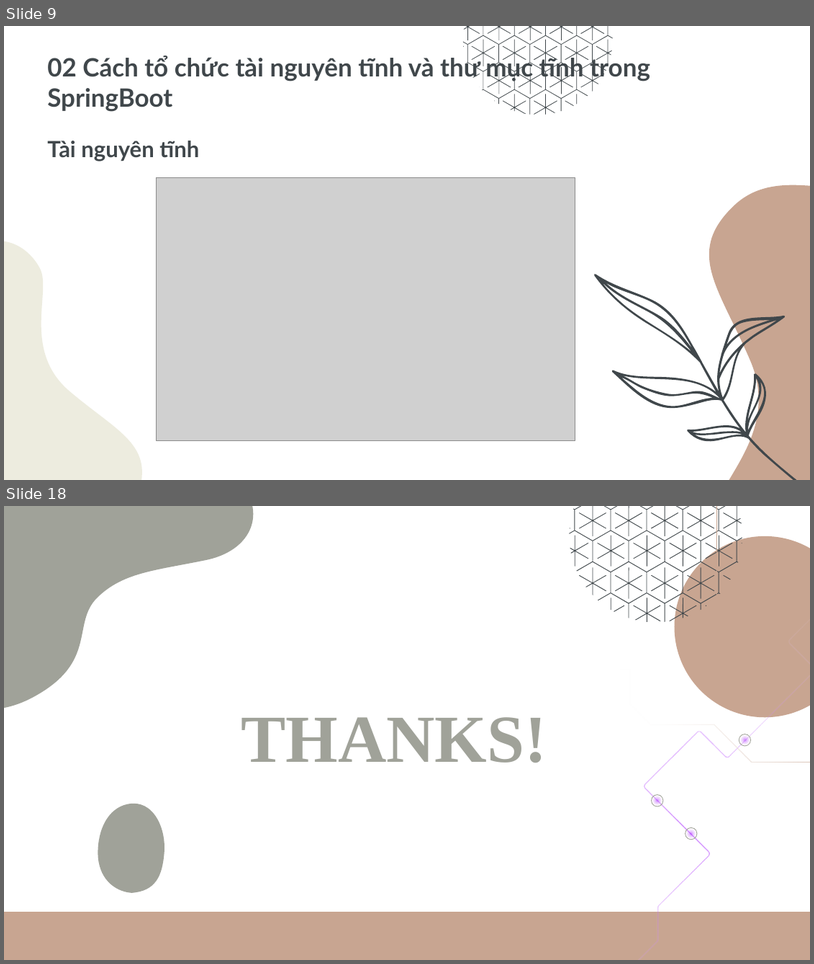
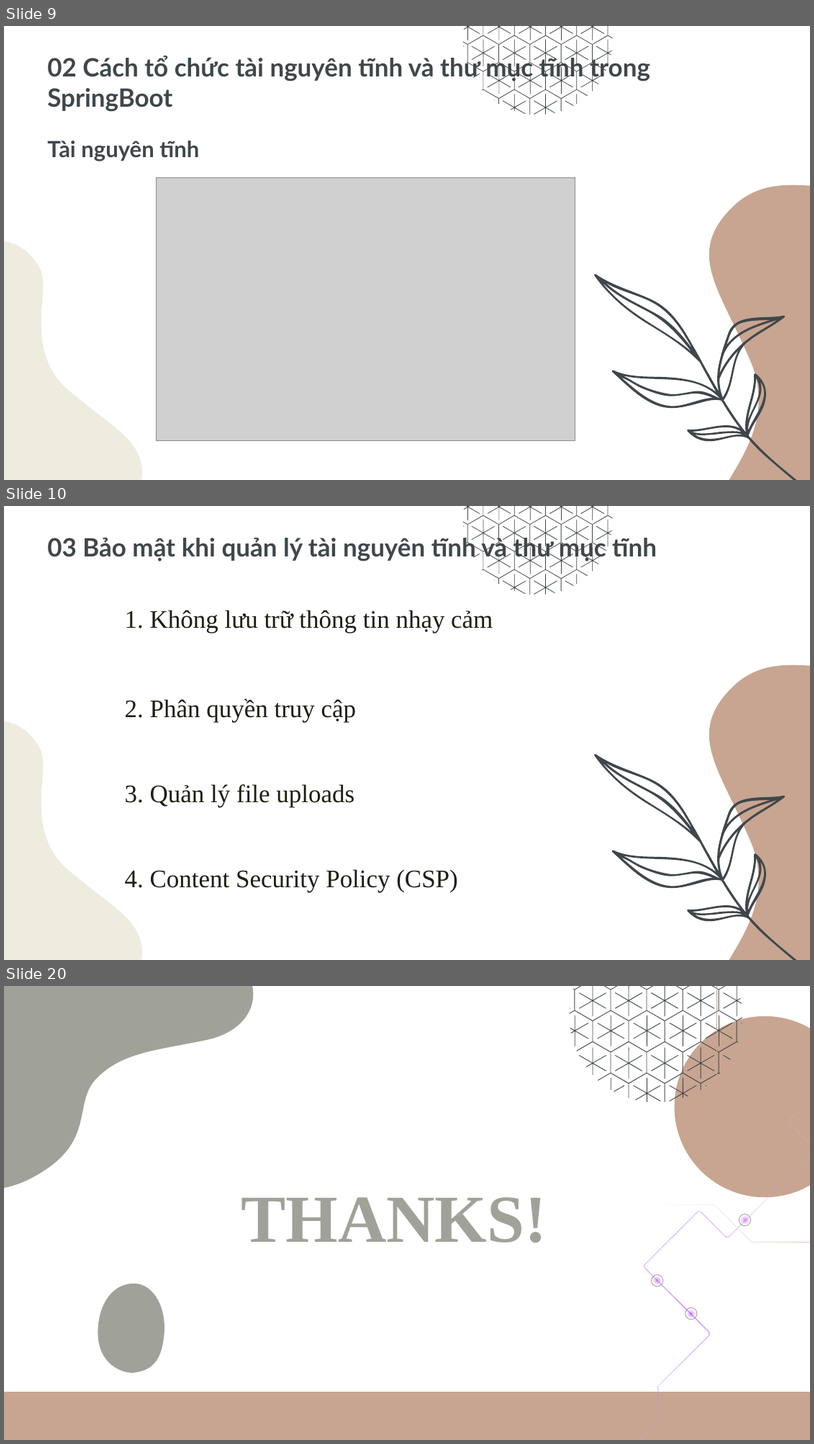
Before and after one commit to VoVanDuc20110635/CongNghePhanMemMoi, a slide deck: Nhom1_QuanLyTaiNguyenTinhVaThuMucTinhTrongSpringBoot.pptx. Shown one above the other, each under a label of ours: slides 9 and 18 before the commit, slides 9, 10 and 20 after it; the slides between them are not shown. The pictures are 814x964 and 814x1444 pixels, drawn with LibreOffice and Linux fonts; fonts in the diff are those of the drawing; grey boxes stand for pictures. Boxes give left, top, right and bottom in pixels: in the first picture for what was removed or moved away, otherwise in the second. Text is boxed around its words. In the diff, an @@ line names an element or a change of style, - is before the commit and + after.

```diff
--- a/Nhom1_QuanLyTaiNguyenTinhVaThuMucTinhTrongSpringBoot.pptx
+++ b/Nhom1_QuanLyTaiNguyenTinhVaThuMucTinhTrongSpringBoot.pptx
@@ slide 10 added at (4, 506, 810, 960), background #FFFFFF; not listed: 27 template elements that a slide beside it also shows @@
@@ title added at (47, 535, 657, 561), 30 pt, text #40474B, bold @@
+03 Bảo mật khi quản lý tài nguyên tĩnh và thư mục tĩnh
@@ text added at (125, 610, 493, 633), 30 pt, text #1D1D11 @@
+1. Không lưu trữ thông tin nhạy cảm
@@ text added at (125, 698, 356, 723), 30 pt, text #1D1D11 @@
+2. Phân quyền truy cập
@@ text added at (125, 784, 355, 808), 30 pt, text #1D1D11 @@
+3. Quản lý file uploads
@@ text added at (125, 869, 458, 893), 30 pt, text #1D1D11 @@
+4. Content Security Policy (CSP)
@@ what was slide 18 is now slide 20 @@
```
Also in this commit, not shown: 9 slides changed, 1 other slide added.
